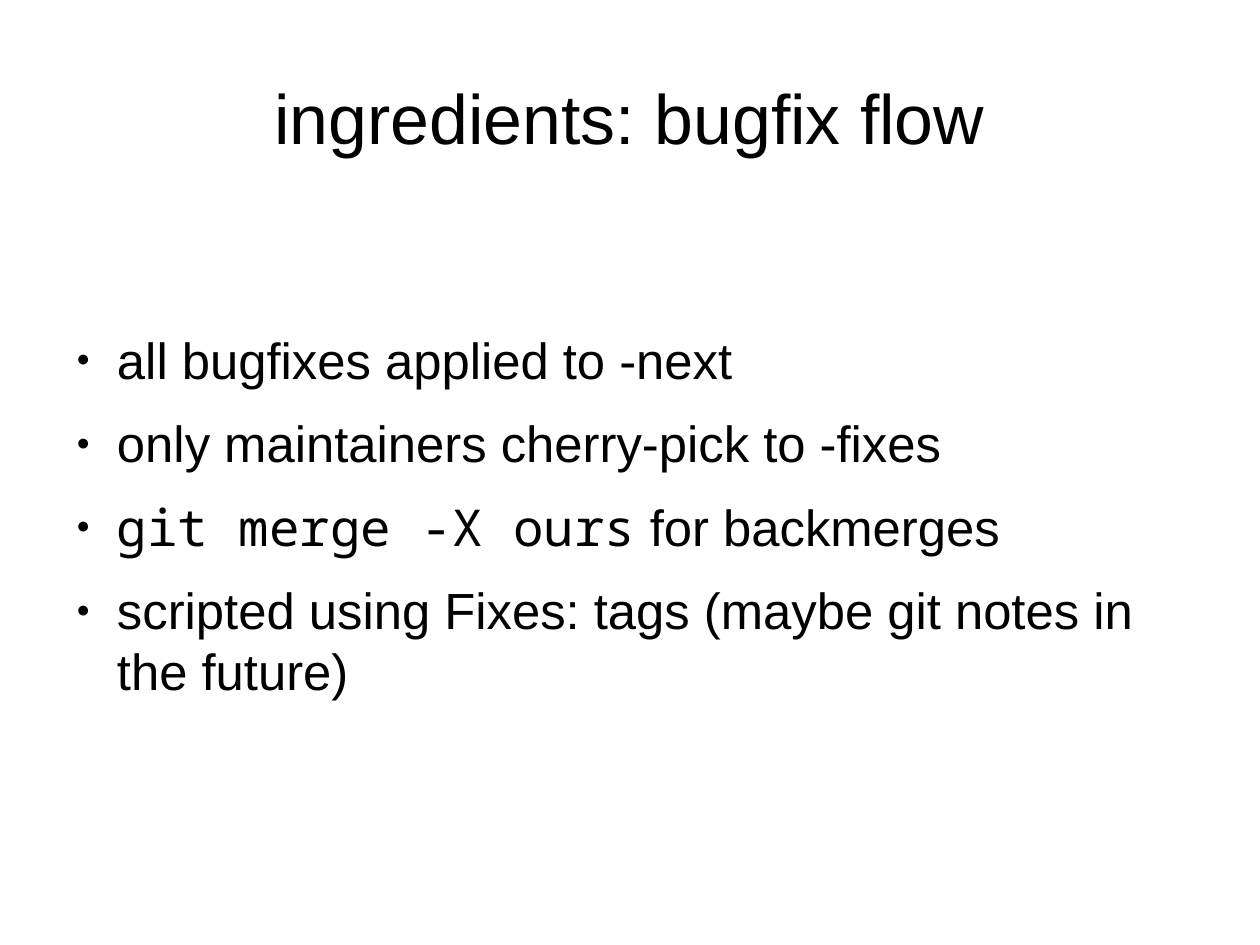
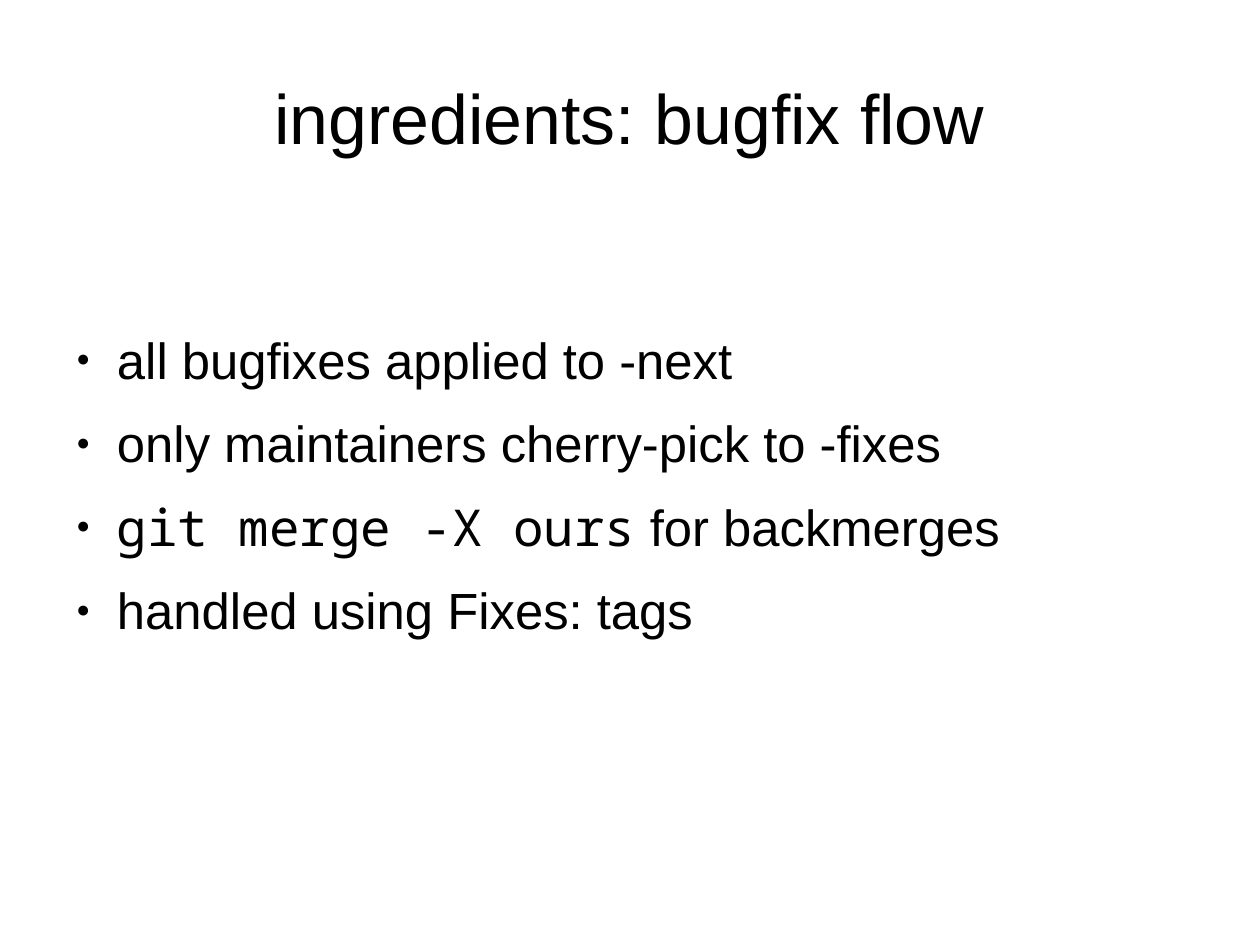
Before and after one commit to danvet/danvet.github.io, a slide deck: slide 11 of slides/kernel-recipes-2016-maintainer.odp. Drawn at 1260x945 pixels with LibreOffice and Linux fonts; fonts in the diff are those of the drawing. Boxes give left, top, right and bottom in pixels: in the first picture for what was removed or moved away, otherwise in the second. Text is boxed around its words. In the diff, an @@ line names an element or a change of style, - is before the commit and + after.

Commit message:
Update kernel recipes maintainer talk

```diff
--- a/slides/kernel-recipes-2016-maintainer.odp
+++ b/slides/kernel-recipes-2016-maintainer.odp
@@ text at bbox=[117, 592, 693, 640]: text changed @@
-● scripted using Fixes: tags (maybe git notes in the future)
+● handled using Fixes: tags
```
